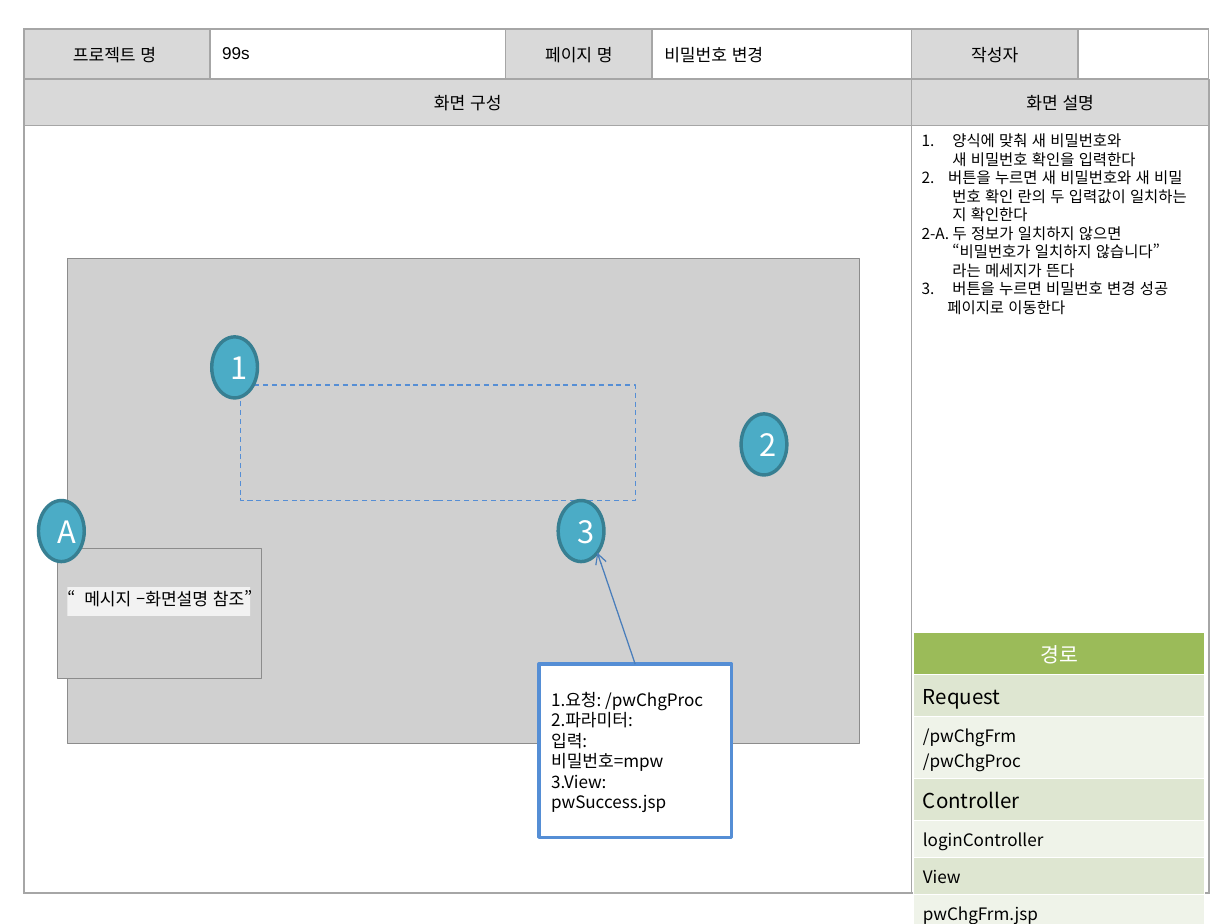
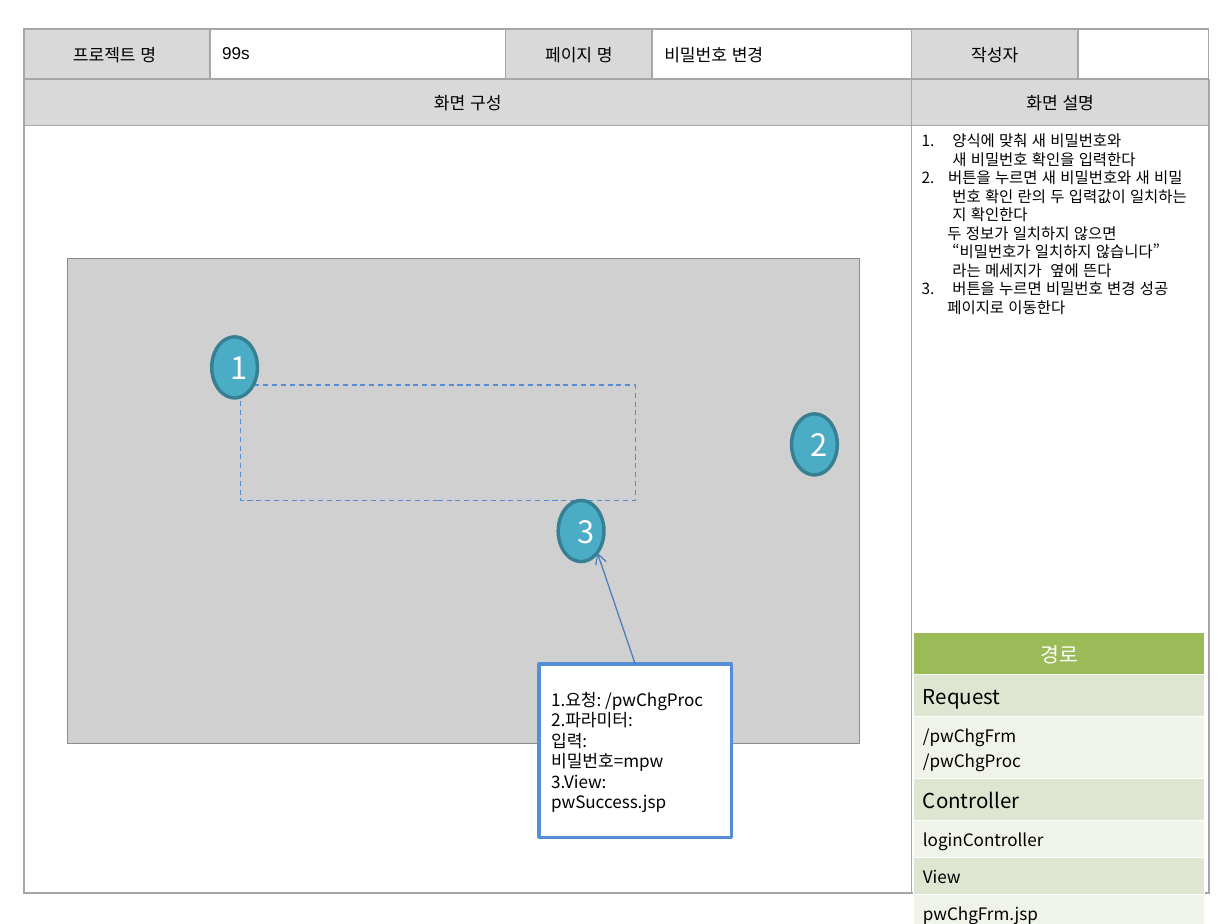
Before and after one commit to banana1531/ggs, a slide deck: slide 9 of doc/0.공용폴더/07 스토리보드/스토리보드 - 로그인관련.pptx. Drawn at 1232x924 pixels with LibreOffice and Linux fonts; fonts in the diff are those of the drawing; grey boxes stand for pictures. Boxes give left, top, right and bottom in pixels: in the first picture for what was removed or moved away, otherwise in the second. Text is boxed around its words. In the diff, an @@ line names an element or a change of style, - is before the commit and + after.

```diff
--- a/doc/0.공용폴더/07 스토리보드/스토리보드 - 로그인관련.pptx
+++ b/doc/0.공용폴더/07 스토리보드/스토리보드 - 로그인관련.pptx
@@ text at bbox=[947, 226, 1117, 241]: text changed @@
-2-A. 두 정보가 일치하지 않으면
+두 정보가 일치하지 않으면
@@ text at bbox=[952, 263, 1111, 278]: text changed @@
-라는 메세지가 뜬다
+라는 메세지가 옆에 뜬다
@@ ellipse "2": place and size @@
-ellipse "2" at bbox=[742, 414, 787, 476]
+ellipse "2" at bbox=[792, 414, 838, 476]
@@ group removed at bbox=[38, 500, 262, 679]: 1 picture, 1 rectangle, 1 ellipse, 1 text @@
-A
-“메시지 –화면설명 참조”
```
